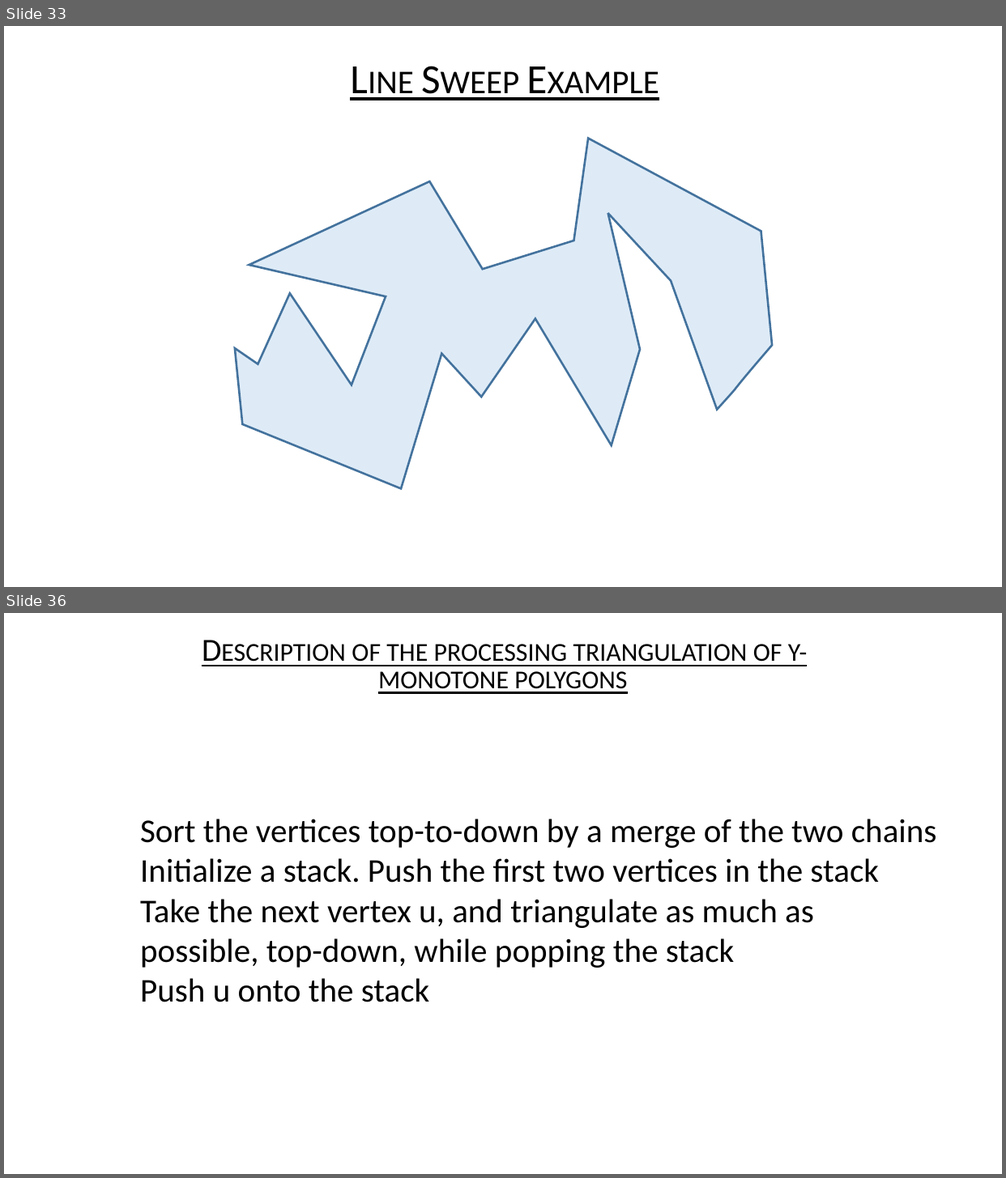
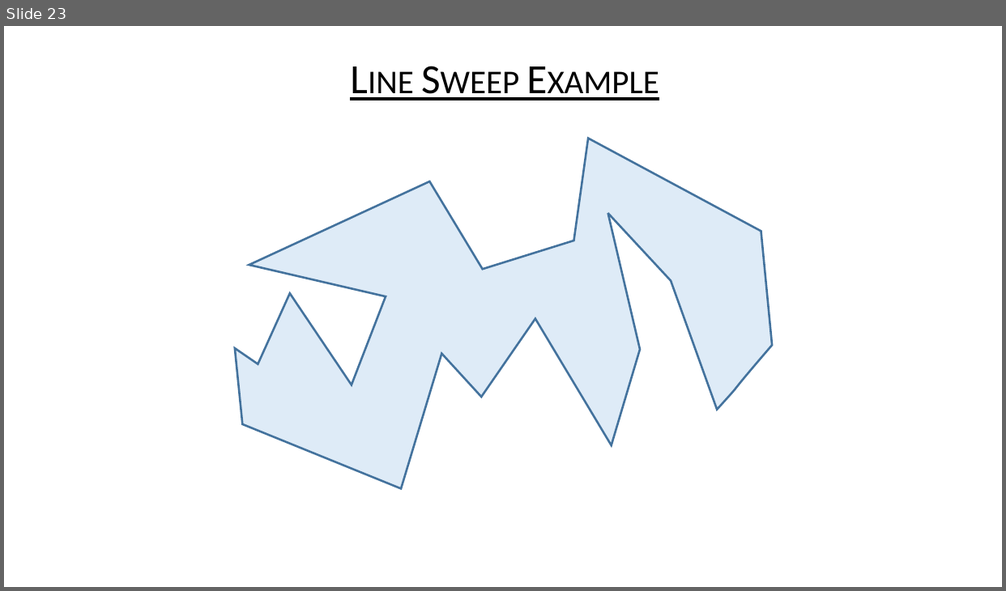
Before and after one commit to USFDataVisualization/Computational-Geometry-Lecture, a slide deck: M11-polygon_partitioning.pptx. Shown one above the other, each under a label of ours: slides 33 and 36 before the commit, slide 23 after it; the slides between them are not shown. The pictures are 1006x1178 and 1006x591 pixels, drawn with LibreOffice and Linux fonts; fonts in the diff are those of the drawing; background and template pictures are left out. Boxes give left, top, right and bottom in pixels: in the first picture for what was removed or moved away, otherwise in the second. Text is boxed around its words. In the diff, an @@ line names an element or a change of style, - is before the commit and + after.

Commit message:
first update for fall 2020

```diff
--- a/M11-polygon_partitioning.pptx
+++ b/M11-polygon_partitioning.pptx
@@ slide 36 removed at (x1=4, y1=613, x2=1002, y2=1174), background #FFFFFF @@
@@ text removed at (x1=351, y1=644, x2=807, y2=694) @@
-• Description of the processing triangulation of y-monotone polygons
@@ text removed at (x1=140, y1=819, x2=937, y2=1003) @@
-  • Sort the vertices top-to-down by a merge of the two chains
-  • Initialize a stack. Push the first two vertices in the stack
-  • Take the next vertex u, and triangulate as much as possible, top-down, while popping the stack
-  • Push u onto the stack
@@ what was slide 33 is now slide 23 @@
```
Also in this commit, not shown: 2 slides changed, 31 other slides removed, 33 other files.
